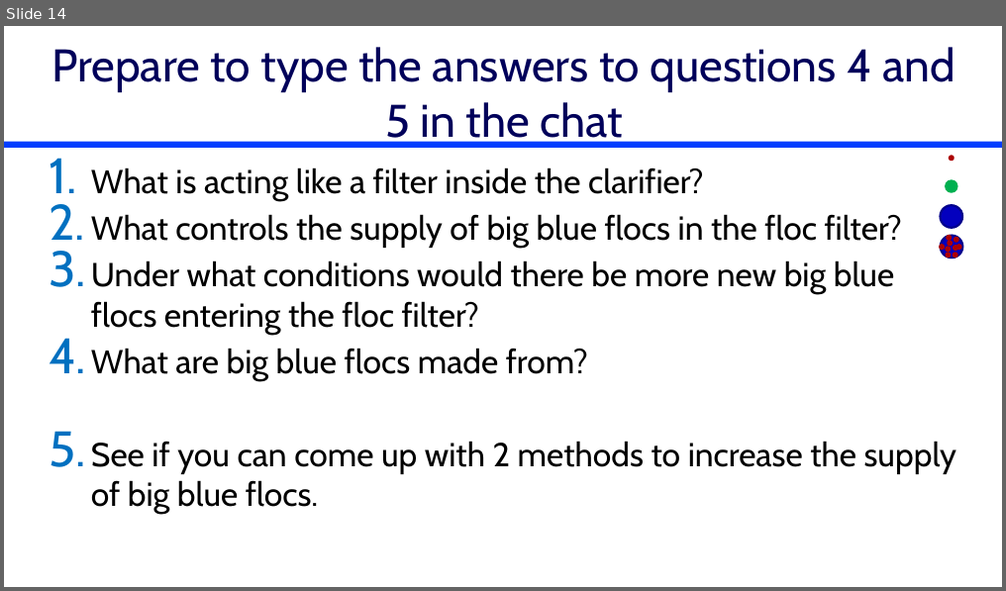
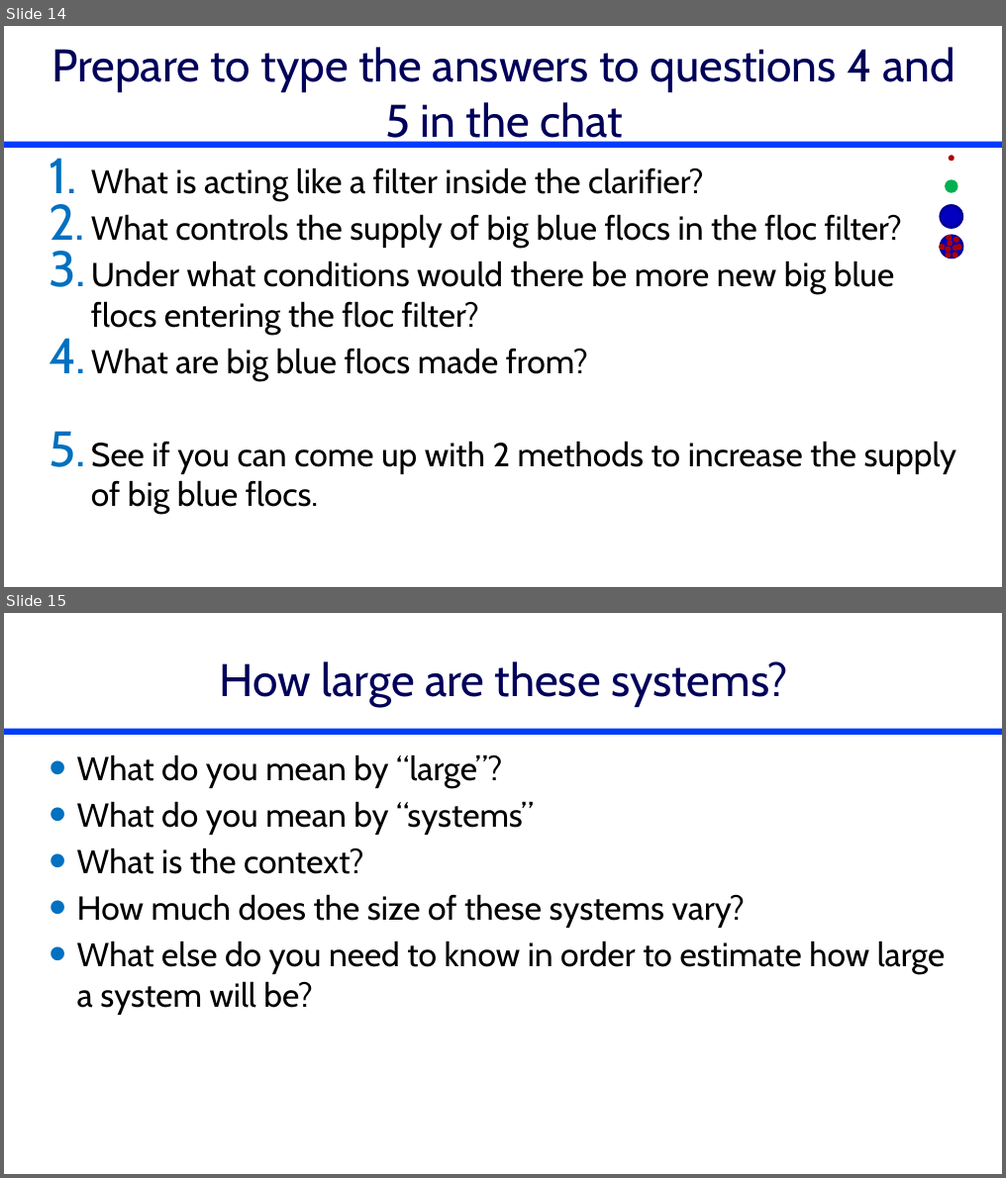
Before and after one commit to monroews/CEE4520Lectures, a slide deck: Discussions/Clarification Reflections.pptx. Shown one above the other, each under a label of ours: slide 14 before the commit, slides 14 and 15 after it. The pictures are 1006x591 and 1006x1178 pixels, drawn with LibreOffice and Linux fonts; fonts in the diff are those of the drawing. Boxes give left, top, right and bottom in pixels: in the first picture for what was removed or moved away, otherwise in the second. Text is boxed around its words. In the diff, an @@ line names an element or a change of style, - is before the commit and + after.

```diff
--- a/Discussions/Clarification Reflections.pptx
+++ b/Discussions/Clarification Reflections.pptx
@@ slide 15 added at <box>4,613,1002,1174</box>, background #FFFFFF; not listed: 1 template element that a slide beside it also shows @@
@@ title added at <box>220,662,788,707</box>, 44 pt, text #00005A @@
+How large are these systems?
@@ text added at <box>77,755,945,1015</box>, 32 pt, text #000000 @@
+• What do you mean by “large”?
+• What do you mean by “systems”
+• What is the context?
+• How much does the size of these systems vary?
+• What else do you need to know in order to estimate how large a system will be?
```
Also in this commit, not shown: 1 other slide added, 1 other file.
